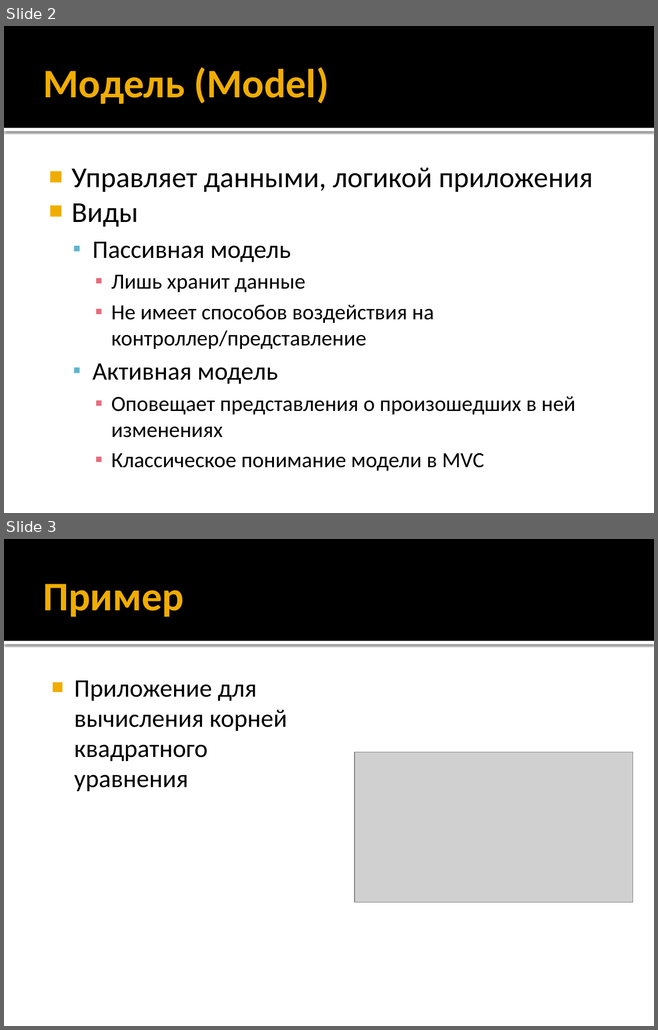
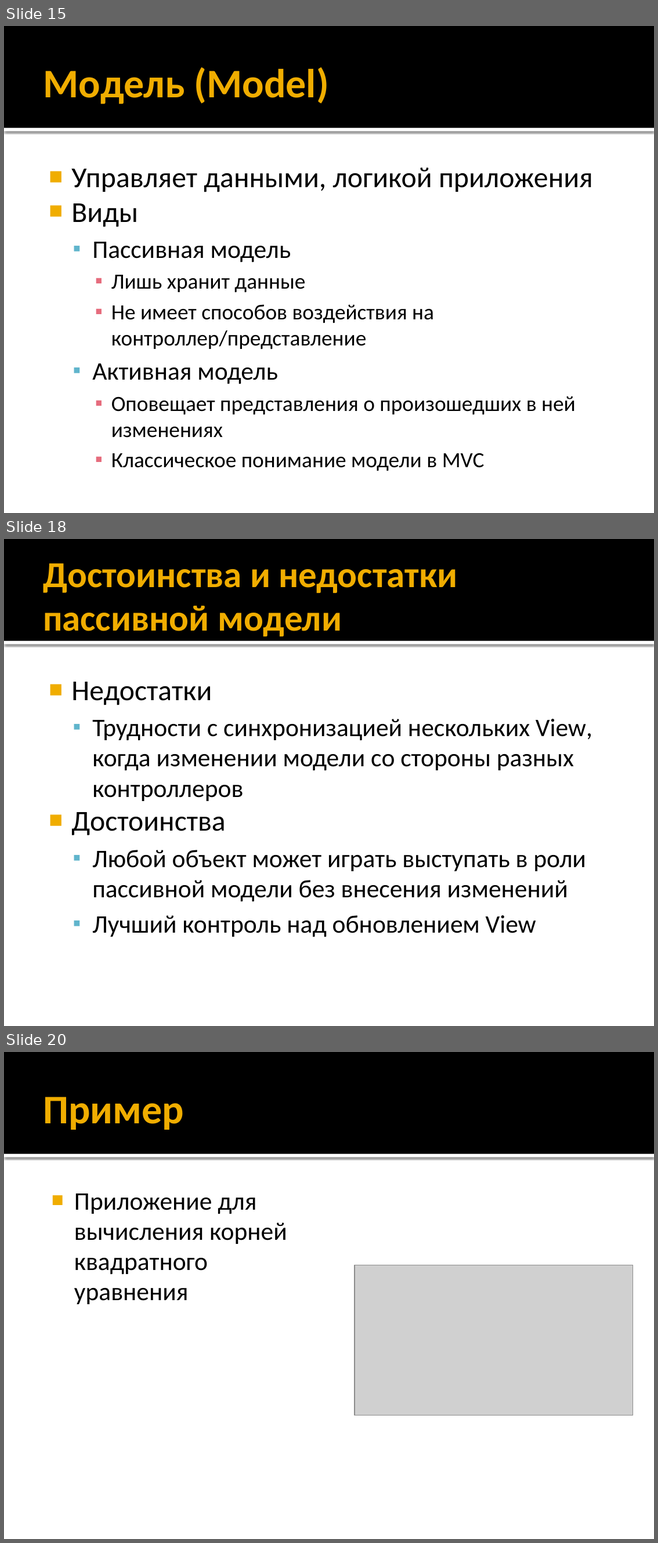
Before and after one commit to iv-sergius/ood, a slide deck: lectures/16.mvxx/mvxx.pptx. Shown one above the other, each under a label of ours: slides 2 and 3 before the commit, slides 15, 18 and 20 after it; the slides between them are not shown. The pictures are 658x1030 and 658x1543 pixels, drawn with LibreOffice and Linux fonts; fonts in the diff are those of the drawing; grey boxes stand for pictures. Boxes give left, top, right and bottom in pixels: in the first picture for what was removed or moved away, otherwise in the second. Text is boxed around its words. In the diff, an @@ line names an element or a change of style, - is before the commit and + after.

```diff
--- a/lectures/16.mvxx/mvxx.pptx
+++ b/lectures/16.mvxx/mvxx.pptx
@@ slide 18 added at box(4, 539, 654, 1026), background #FFFFFF; not listed: 2 template elements that a slide beside it also shows @@
@@ title added at box(43, 563, 457, 636), 40.5 pt, text #F0AD00, bold @@
+Достоинства и недостатки пассивной модели
@@ text added at box(71, 682, 592, 937), 28 pt, text #000000 @@
+■ Недостатки
+  ▪ Трудности с синхронизацией нескольких View, когда изменении модели со стороны разных контроллеров
+■ Достоинства
+  ▪ Любой объект может играть выступать в роли пассивной модели без внесения изменений
+  ▪ Лучший контроль над обновлением View
@@ what was slide 2 is now slide 15 @@
@@ what was slide 3 is now slide 20 @@
```
Also in this commit, not shown: 1 slide changed, 16 other slides added, 1 slide removed, 1 other file.
